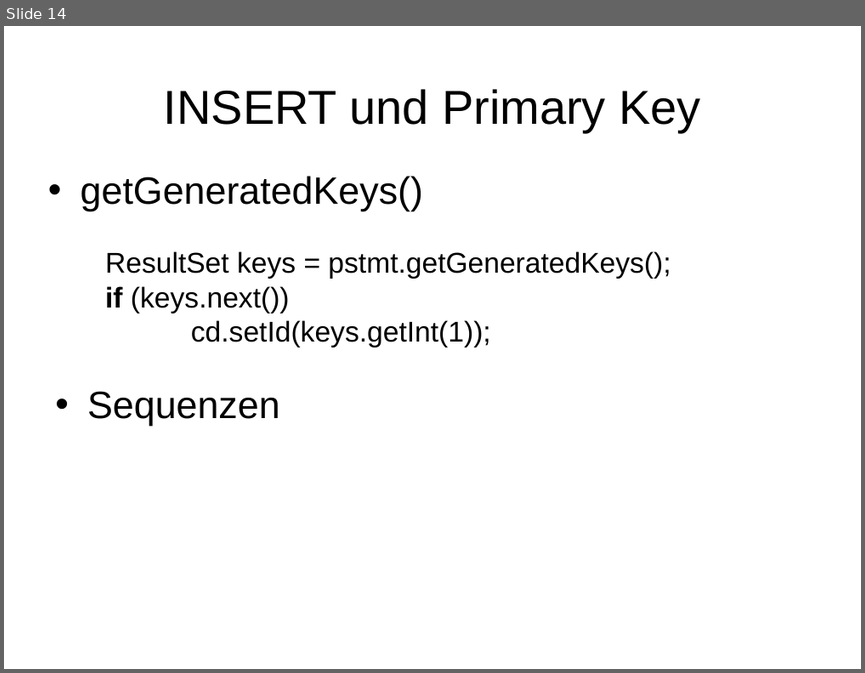
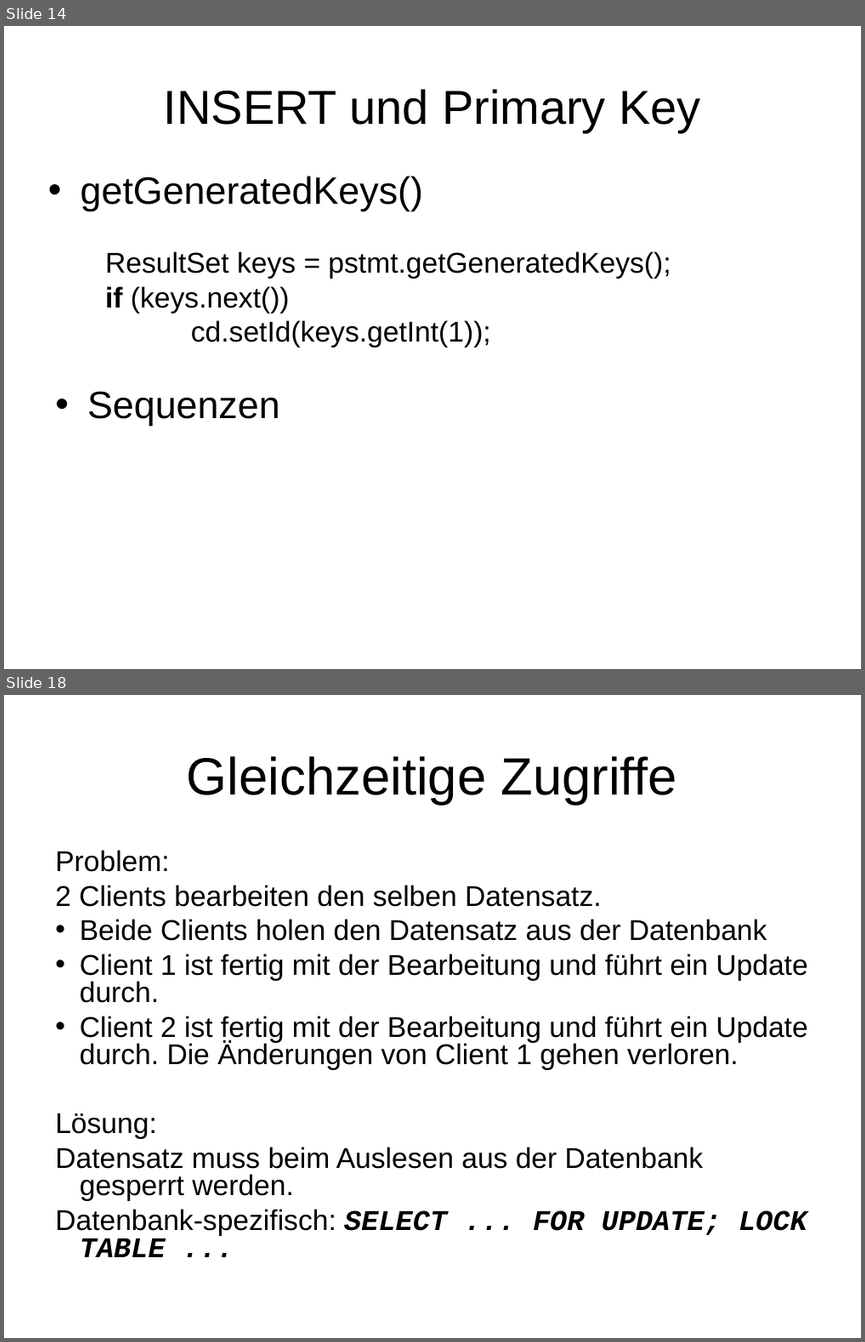
Before and after one commit to scorpa/pr-gse, a slide deck: wiki/ppt/ORM.ppt. Shown one above the other, each under a label of ours: slide 14 before the commit, slides 14 and 18 after it; the slides between them are not shown. The pictures are 865x673 and 865x1342 pixels, drawn with LibreOffice and Linux fonts; fonts in the diff are those of the drawing. Boxes give left, top, right and bottom in pixels: in the first picture for what was removed or moved away, otherwise in the second. Text is boxed around its words. In the diff, an @@ line names an element or a change of style, - is before the commit and + after.

```diff
--- a/wiki/ppt/ORM.ppt
+++ b/wiki/ppt/ORM.ppt
@@ slide 18 added at (4, 695, 861, 1338), background #FFFFFF @@
@@ title added at (187, 756, 677, 805), 44 pt, text #000000 @@
+Gleichzeitige Zugriffe
@@ text added at (55, 850, 807, 1257), 24 pt, text #000000 @@
+Problem:
+2 Clients bearbeiten den selben Datensatz.
+• Beide Clients holen den Datensatz aus der Datenbank
+• Client 1 ist fertig mit der Bearbeitung und führt ein Update durch.
+• Client 2 ist fertig mit der Bearbeitung und führt ein Update durch. Die Änderungen von Client 1 gehen verloren.
+Lösung:
+Datensatz muss beim Auslesen aus der Datenbank gesperrt werden.
+Datenbank-spezifisch: SELECT ... FOR UPDATE; LOCK TABLE ...
```
Also in this commit, not shown: 1 slide changed, 6 other slides added, 13 other files.
